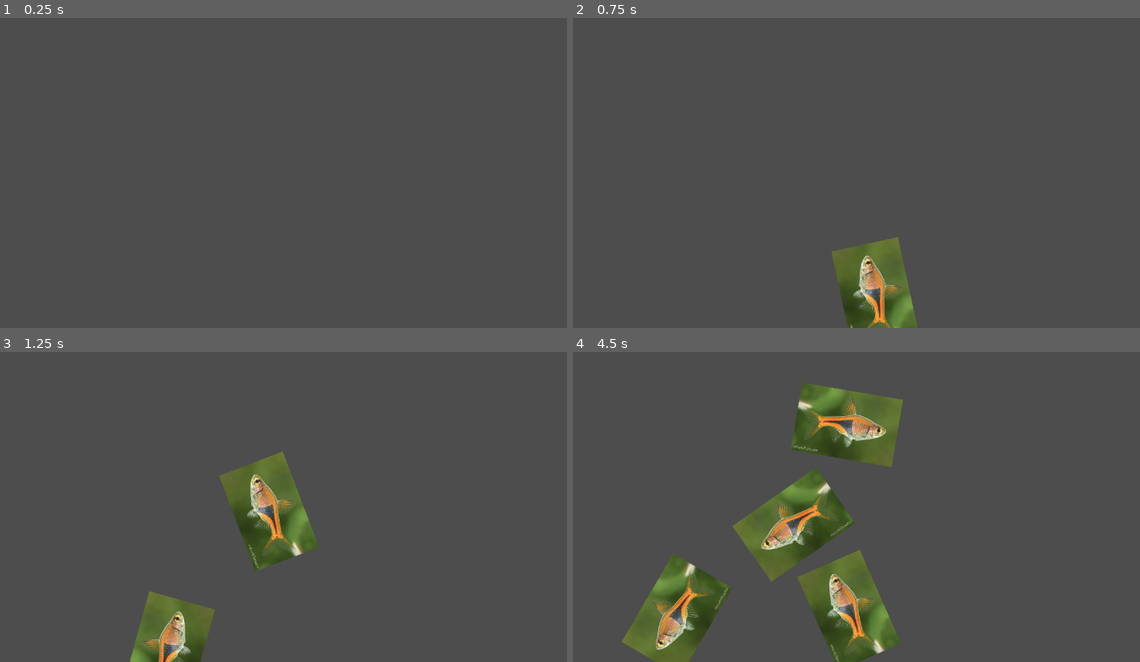
Above: before the commit, frames 1-4 (two rows, left to right).
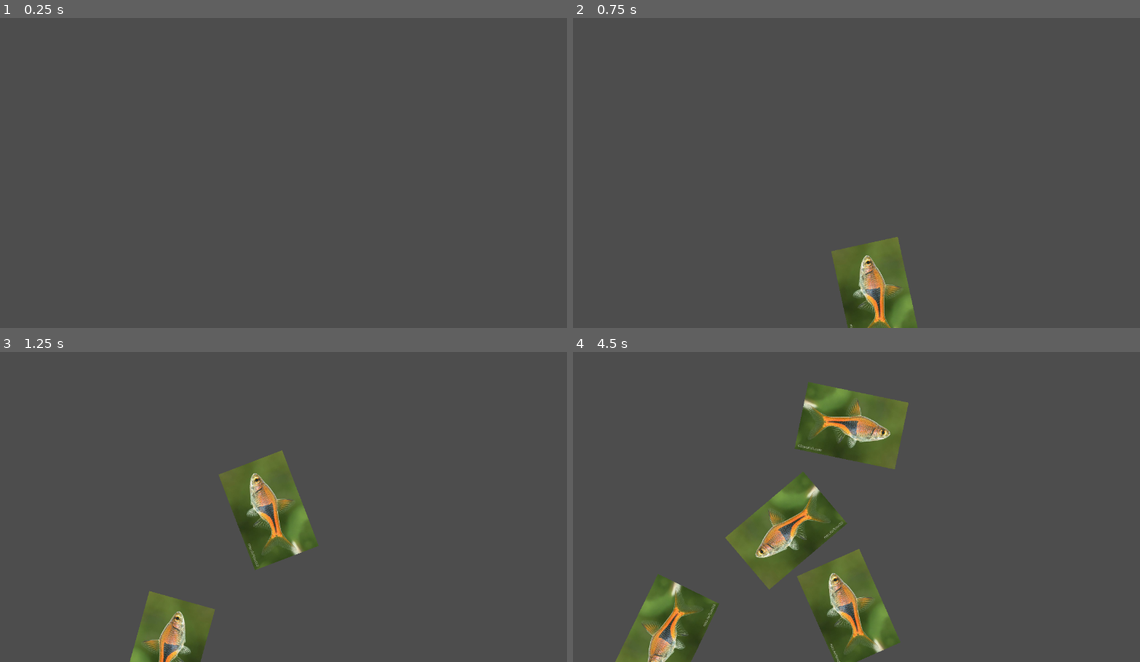
Above: after the commit, the same moments.

Repository: lolyay270/Mobile-Dev-Small
Game: Godot game, scene res://scenes/game.tscn
The game is run twice, just before and just after one commit, with the same random seed, the same clock (stepped at 60 frames per second) and the same inputs. This scene is started directly instead of the project's main scene. The engine's default icon, where the game draws it, is replaced by a stand-in: a white triangle on a blue panel in a dark square.
Inputs:
- Up to frame 1 (0.25 s): no input
- Up to frame 2 (0.75 s): no input
- Up to frame 3 (1.25 s): no input
- Up to frame 4 (4.5 s): no input

Frame 1 is identical in both runs. In frame 2, 0.1% of the frame differs, in the area x 45-58%, y 70-100%; in frame 3, 0.7%; in frame 4, 7.0%, in the area x 7-60%, y 9-100%.

Commit message:
fix(gravity): fish no longer 'ping' when 0 speed

Diff:
--- a/scripts/objectGravity.gd
+++ b/scripts/objectGravity.gd
@@ -2,7 +2,7 @@
 
 @export var move: bool = false
 @export var speed: int = 700
-@export var gravity: float = 2.1
+@export var gravity: float = 2
 
 var curSpeed
 
@@ -26,7 +26,7 @@
 	if move:
 		if (curSpeed <= 0):
 			push_error("TOO MUCH GRAVITY ON FISH")
-			curSpeed = speed
+			curSpeed = 20 #give only a tiny amount of speed to keep them moving
 
 		# reduce speed as gravity
 		if (progress_ratio < 0.5):
